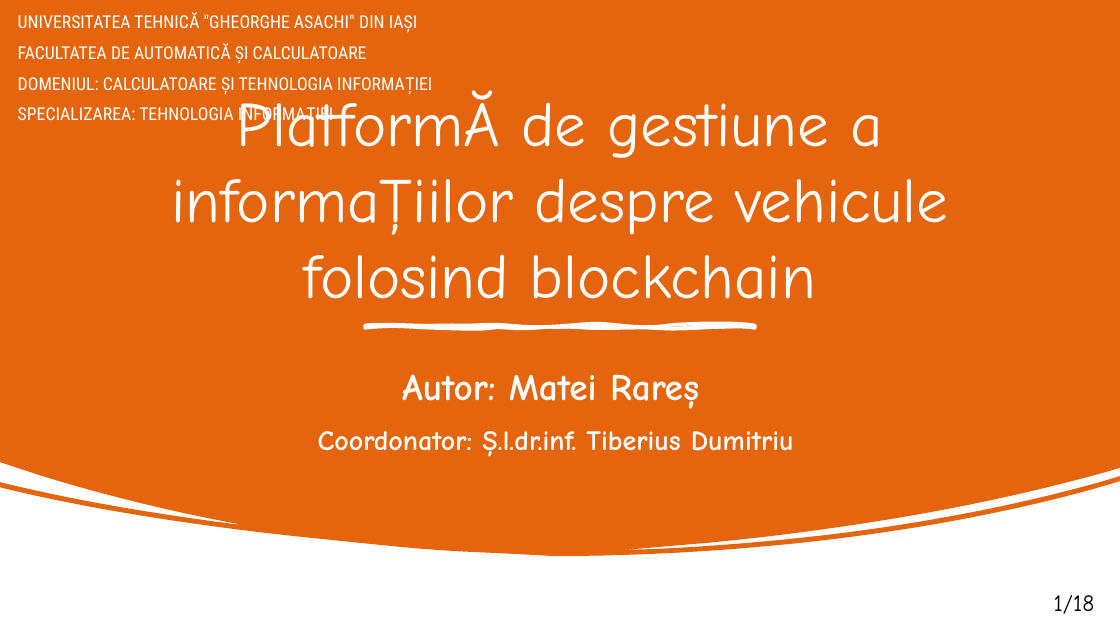
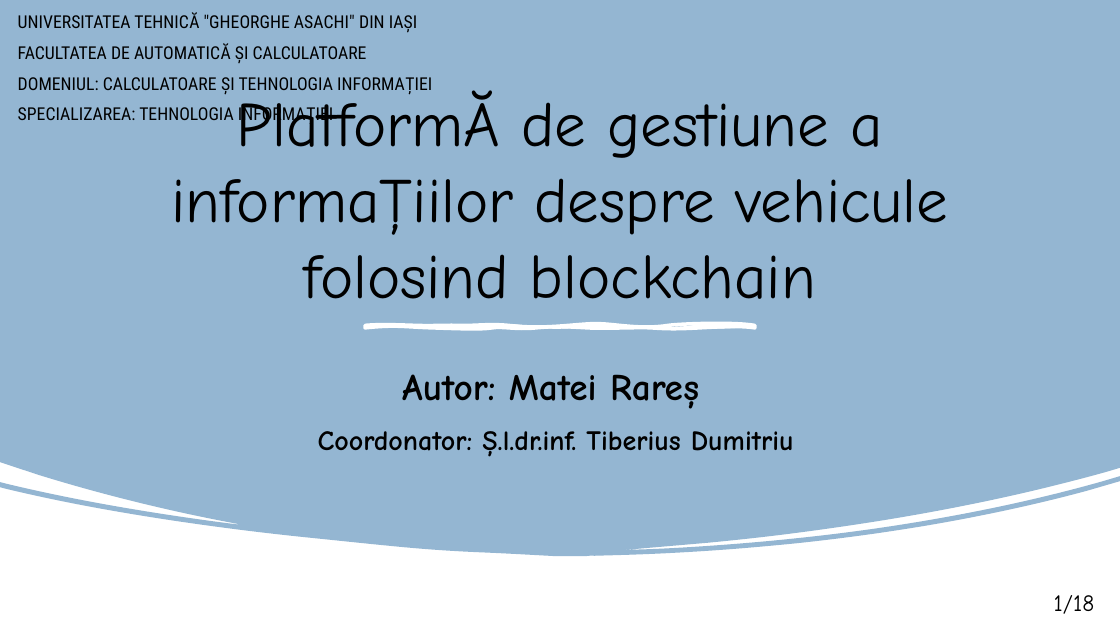
Before and after one commit to matei-rares-a/acas, a slide deck: slide 1 of docs/prezentare/matei_rares_prezentare - Copy.pptx. Drawn at 1120x630 pixels with LibreOffice and Linux fonts; fonts in the diff are those of the drawing. Boxes give left, top, right and bottom in pixels: in the first picture for what was removed or moved away, otherwise in the second. Text is boxed around its words. In the diff, an @@ line names an element or a change of style, - is before the commit and + after.

```diff
--- a/docs/prezentare/matei_rares_prezentare - Copy.pptx
+++ b/docs/prezentare/matei_rares_prezentare - Copy.pptx
@@ freeform shape at bbox=[0, 0, 1120, 556]: fill #E4650E to #94B6D2 @@
@@ text colour #FFFFFF to #000000 in 3 elements at bbox=[171, 92, 949, 299], bbox=[318, 374, 794, 451], bbox=[18, 12, 432, 125] @@
@@ freeform shape at bbox=[121, 0, 1001, 630]: fill #E4650E to #94B6D2 @@
```
Also in this commit, not shown: 15 other slides changed.
